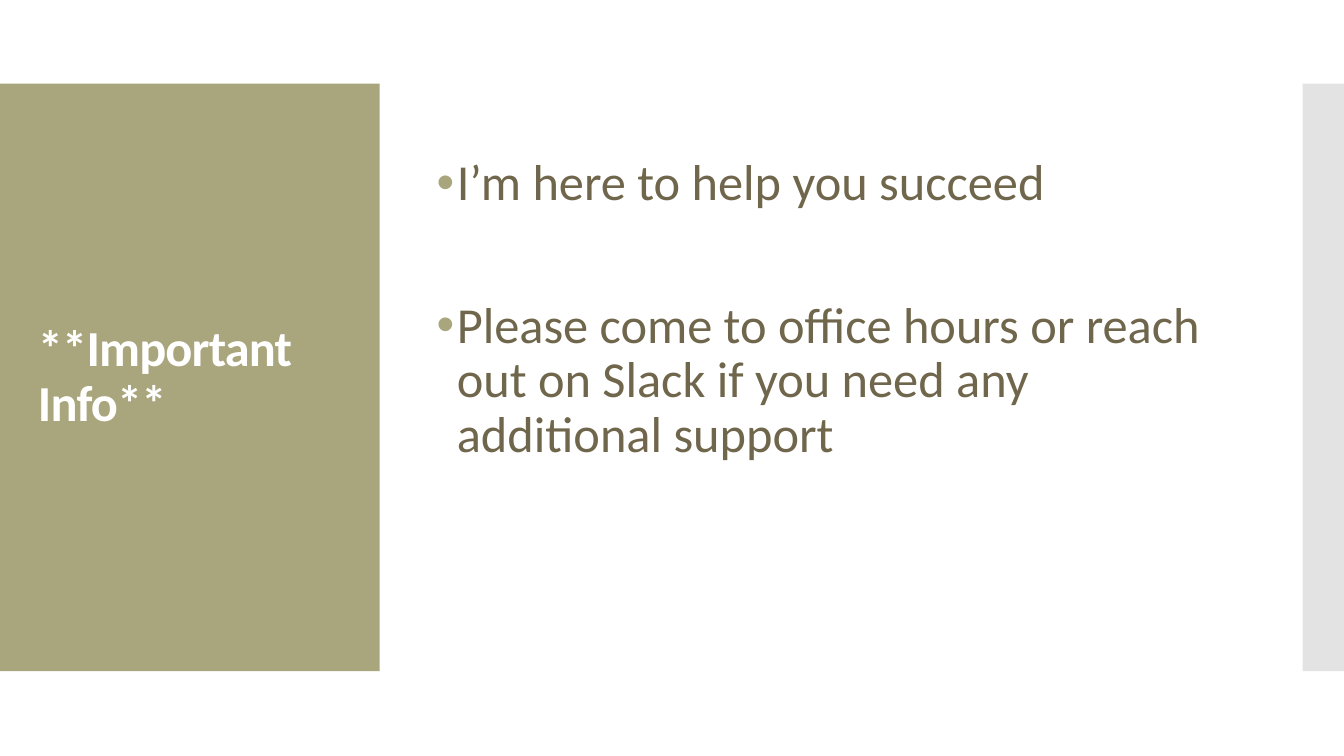
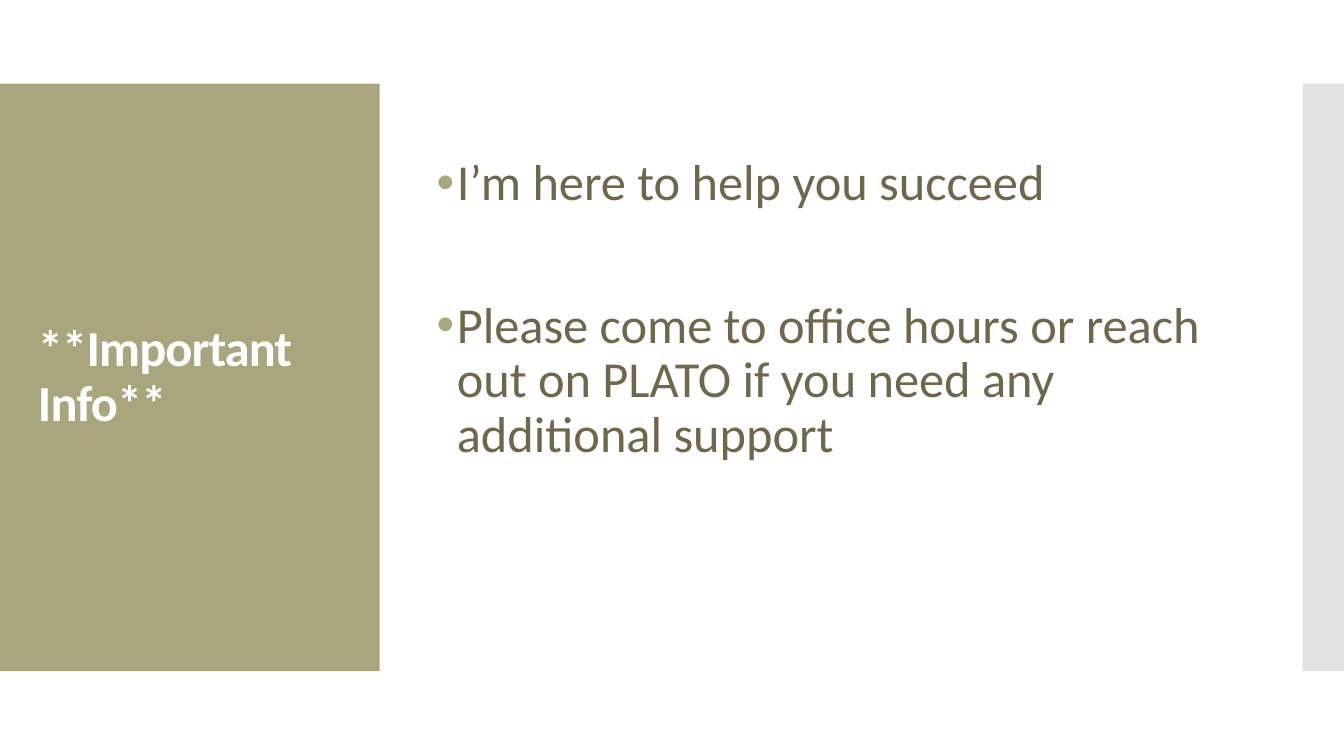
Before and after one commit to amosca01/Intro-DS-F23, a slide deck: slide 13 of slides/01-welcome.pptx. Drawn at 1344x756 pixels with LibreOffice and Linux fonts; fonts in the diff are those of the drawing. Boxes give left, top, right and bottom in pixels: in the first picture for what was removed or moved away, otherwise in the second. Text is boxed around its words. In the diff, an @@ line names an element or a change of style, - is before the commit and + after.

```diff
--- a/slides/01-welcome.pptx
+++ b/slides/01-welcome.pptx
@@ text at [457, 308, 1200, 460]: text changed @@
-• Please come to office hours or reach out on Slack if you need any additional support
+• Please come to office hours or reach out on PLATO if you need any additional support
```
Also in this commit, not shown: 6 other files.
